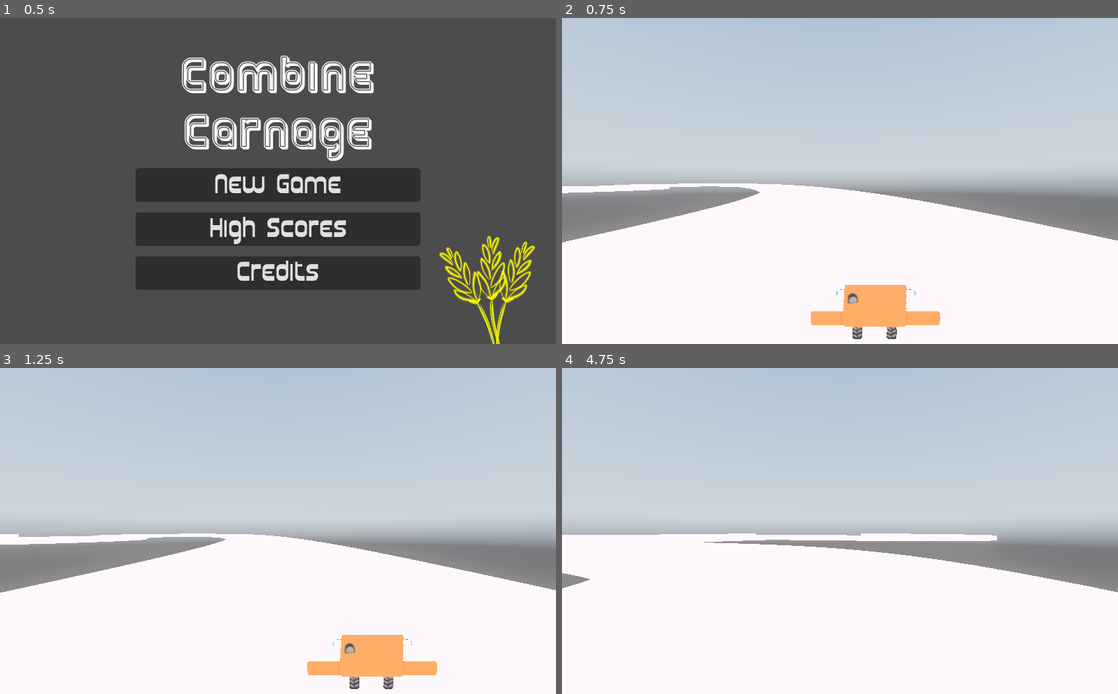
Above: before the commit, frames 1-4 (two rows, left to right).
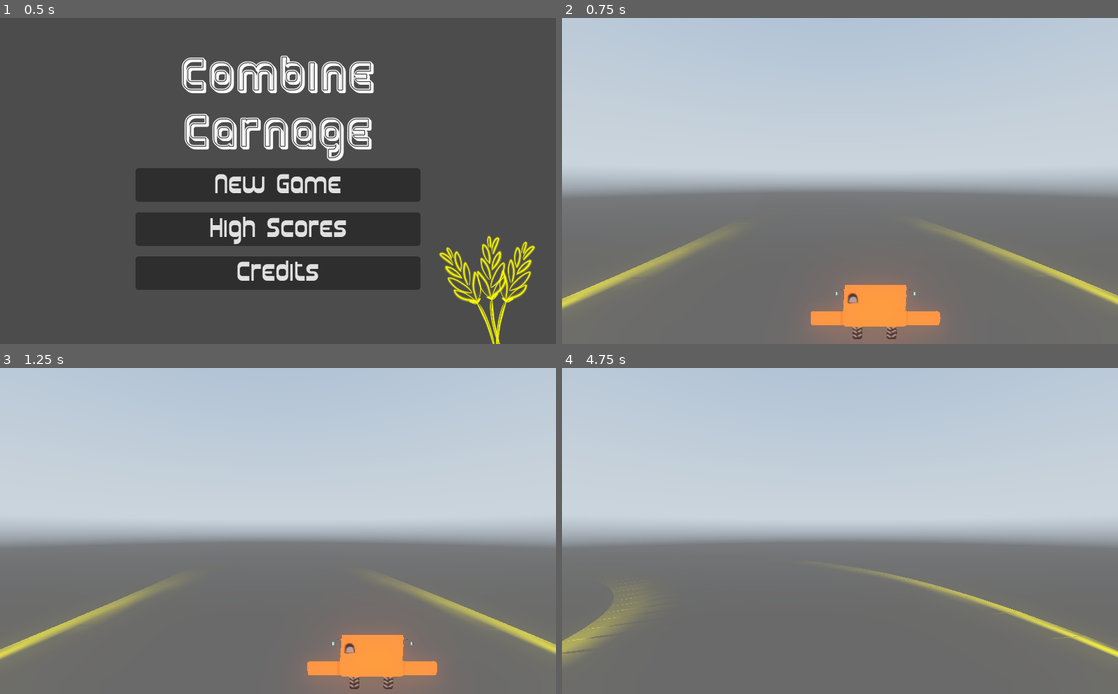
Above: after the commit, the same moments.

Repository: Timendus/ld52
Game: Godot game, scene res://MainMenu.tscn
Two runs of this game, one before a commit and one after it. Both use one fixed random seed, a clock stepped at 60 frames per second and the inputs below. A sky picture missing from this copy of the repository is replaced by a grey-blue gradient. Sound files missing from this copy of the repository are replaced by a short silence.
Inputs:
- Up to frame 1 (0.5 s): no input
- Up to frame 2 (0.75 s): click "New Game" at 0.5 s
- Up to frame 3 (1.25 s): no input
- Up to frame 4 (4.75 s): hold Right (right) 1.28-2.03 s; hold Left (left) 2.03-2.78 s; hold Right (right) 2.78-4.28 s; hold Left (left) from 4.28 s (still down)

Frame 1 is identical in both runs. In frame 2, 42% of the frame differs, in the area x 0-100%, y 50-100%; in frame 3, 42%; in frame 4, 45%.

Commit message:
fix road textures

Diff:
--- a/main.tscn
+++ b/main.tscn
@@ -1,9 +1,10 @@
-[gd_scene load_steps=13 format=2]
+[gd_scene load_steps=15 format=2]
 
 [ext_resource path="res://PathFollow.gd" type="Script" id=1]
 [ext_resource path="res://assets/images/straight.png" type="Texture" id=2]
 [ext_resource path="res://Player.gd" type="Script" id=3]
 [ext_resource path="res://assets/images/right.png" type="Texture" id=4]
+[ext_resource path="res://assets/images/road-texture.png" type="Texture" id=5]
 [ext_resource path="res://assets/images/left.png" type="Texture" id=6]
 [ext_resource path="res://assets/images/sky-box.png" type="Texture" id=7]
 
@@ -32,6 +33,11 @@
 "tilts": PoolRealArray( 0, 0, 0, 0, 0, 0, 0, 0, 0, 0, 0, 0, 0, 0 )
 }
 
+[sub_resource type="SpatialMaterial" id=12]
+flags_transparent = true
+albedo_texture = ExtResource( 5 )
+uv1_scale = Vector3( 1, 8, 1 )
+
 [sub_resource type="QuadMesh" id=2]
 
 [sub_resource type="SpatialMaterial" id=4]
@@ -55,7 +61,7 @@
 
 [node name="CSGPolygon" type="CSGPolygon" parent="Track level 1/Path"]
 use_collision = true
-polygon = PoolVector2Array( -5, 0, -5, 1, 5, 1, 5, 0 )
+polygon = PoolVector2Array( -5, 0, -5, 0, 5, 0, 5, 0 )
 mode = 2
 path_node = NodePath("..")
 path_interval_type = 0
@@ -66,6 +72,7 @@
 path_continuous_u = true
 path_u_distance = 1.0
 path_joined = true
+material = SubResource( 12 )
 
 [node name="PathFollow" type="PathFollow" parent="Track level 1/Path"]
 transform = Transform( 0.407273, 1.12876e-05, 0.913307, -4.02405e-05, 1, 5.58546e-06, -0.913307, -3.90268e-05, 0.407273, -63.8448, 0.996417, -43.1412 )
Binary file changed: assets/images/road-texture.png
